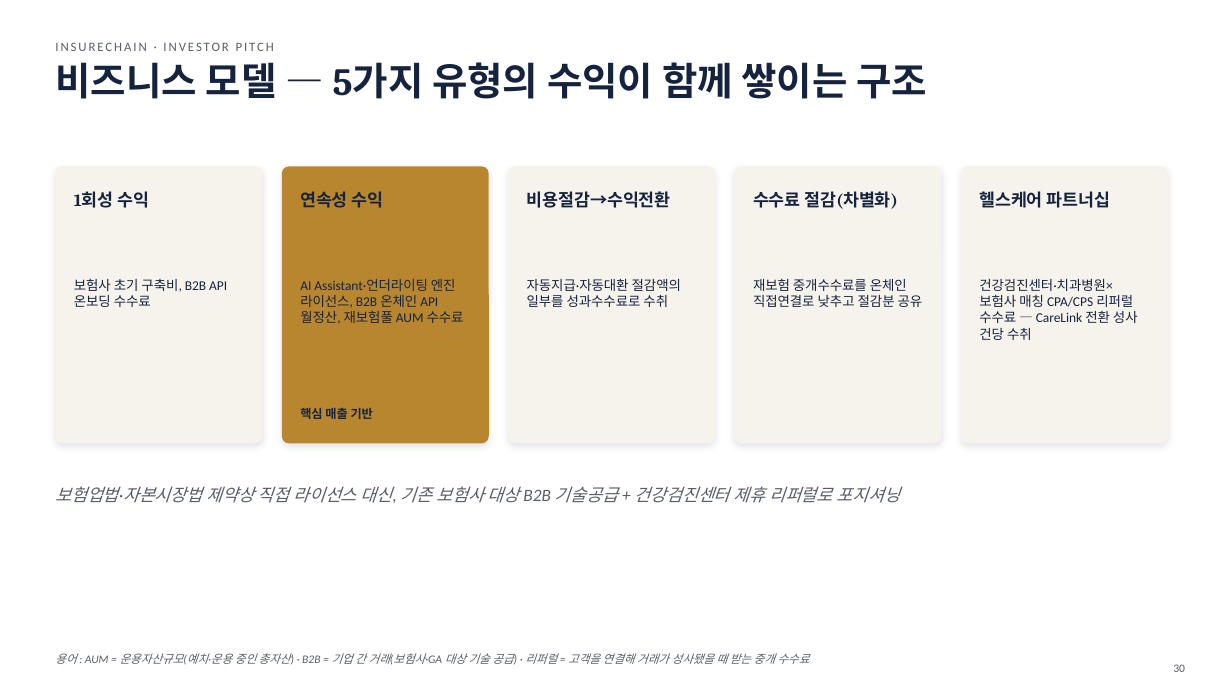
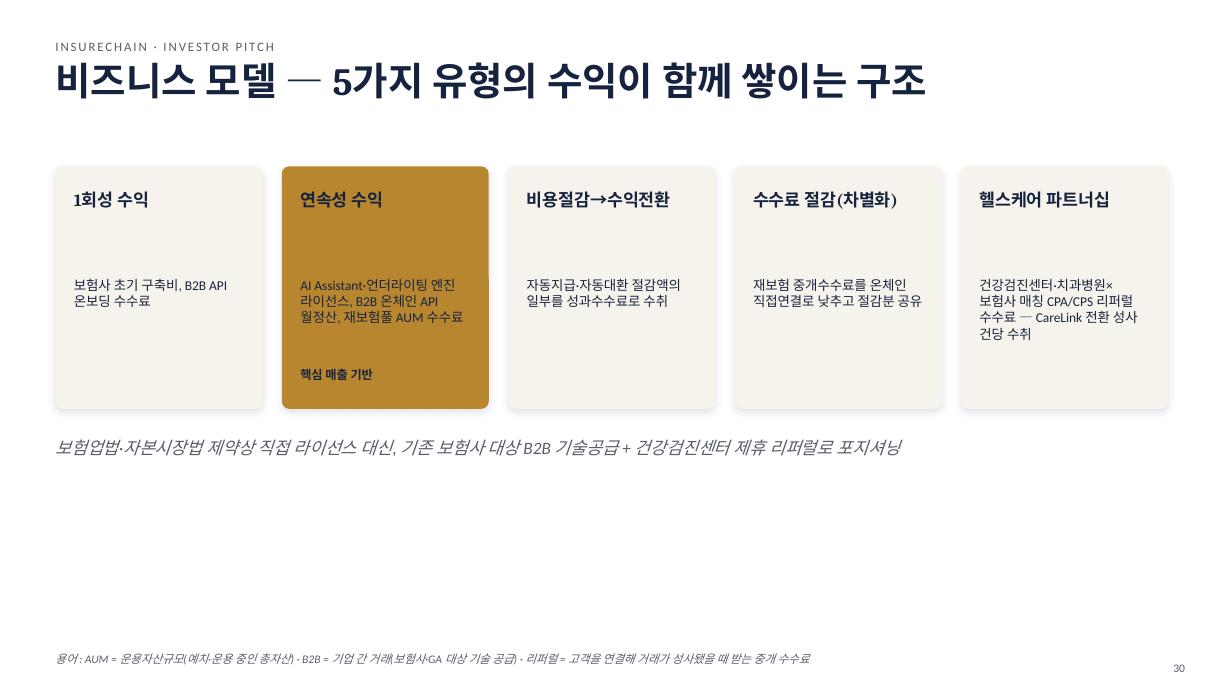
Before and after one commit to leeyonsei78/capstone_project_alpha, a slide deck: slide 30 of 인슈어체인_투자피칭_발표자료.pptx. Drawn at 1232x693 pixels with LibreOffice and Linux fonts; fonts in the diff are those of the drawing. Boxes give left, top, right and bottom in pixels: in the first picture for what was removed or moved away, otherwise in the second. Text is boxed around its words. In the diff, an @@ line names an element or a change of style, - is before the commit and + after.

```diff
--- a/인슈어체인_투자피칭_발표자료.pptx
+++ b/인슈어체인_투자피칭_발표자료.pptx
@@ rounded rectangle: place and size @@
-rounded rectangle at bbox=[55, 166, 262, 444]
+rounded rectangle at bbox=[55, 166, 262, 409]
@@ rounded rectangle: place and size @@
-rounded rectangle at bbox=[282, 166, 489, 444]
+rounded rectangle at bbox=[282, 166, 489, 409]
@@ rounded rectangle: place and size @@
-rounded rectangle at bbox=[508, 166, 715, 444]
+rounded rectangle at bbox=[508, 166, 715, 409]
@@ rounded rectangle: place and size @@
-rounded rectangle at bbox=[735, 166, 942, 444]
+rounded rectangle at bbox=[735, 166, 942, 409]
@@ rounded rectangle: place and size @@
-rounded rectangle at bbox=[961, 166, 1168, 444]
+rounded rectangle at bbox=[961, 166, 1168, 409]
@@ text "핵심 매출 기반": place and size @@
-text "핵심 매출 기반" at bbox=[300, 408, 373, 419]
+text "핵심 매출 기반" at bbox=[300, 369, 373, 380]
@@ text "보험업법·자본시장법 제약상 직접 라이선스 대신, ...": place and size @@
-text "보험업법·자본시장법 제약상 직접 라이선스 대신, ..." at bbox=[55, 486, 900, 503]
+text "보험업법·자본시장법 제약상 직접 라이선스 대신, ..." at bbox=[55, 439, 900, 456]
```
Also in this commit, not shown: 22 other slides changed, 1 other file.
